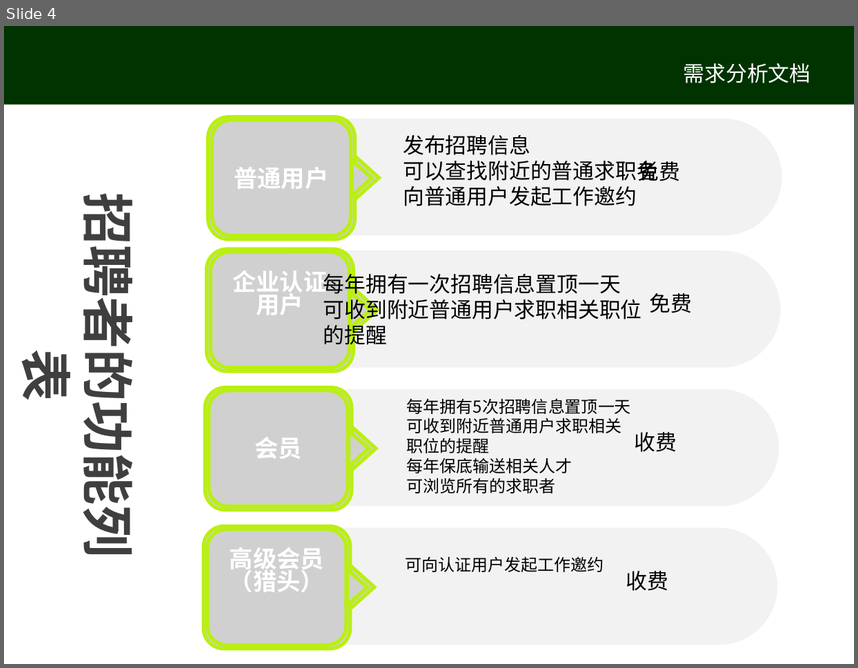
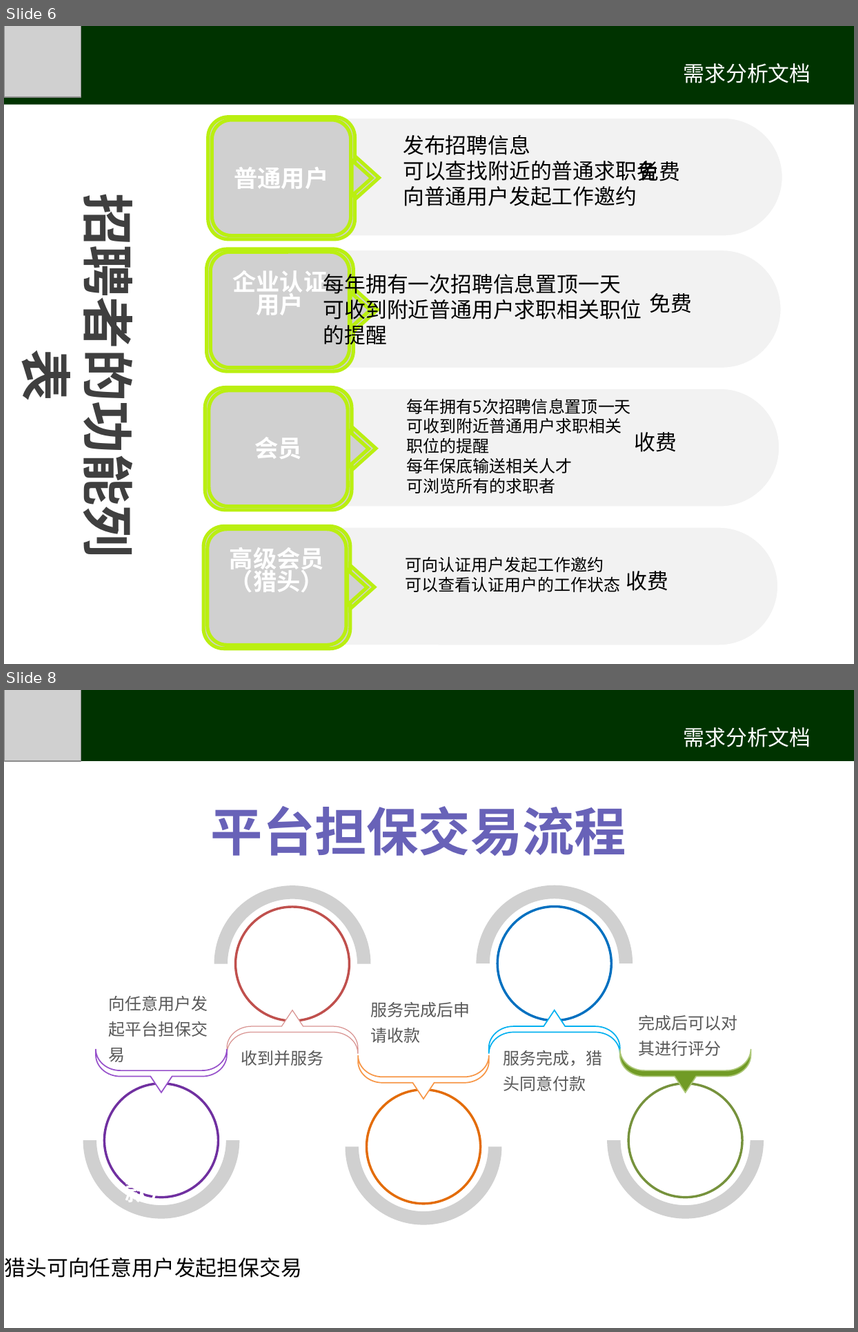
Before and after one commit to libai/doc, a slide deck: ppt/需求分析.ppt. Shown one above the other, each under a label of ours: slide 4 before the commit, slides 6 and 8 after it; the slides between them are not shown. The pictures are 858x668 and 858x1332 pixels, drawn with LibreOffice and Linux fonts; fonts in the diff are those of the drawing; grey boxes stand for pictures; background and template pictures are left out. Boxes give left, top, right and bottom in pixels: in the first picture for what was removed or moved away, otherwise in the second. Text is boxed around its words. In the diff, an @@ line names an element or a change of style, - is before the commit and + after.

```diff
--- a/ppt/需求分析.ppt
+++ b/ppt/需求分析.ppt
@@ slide 8 added at (4, 690, 854, 1328), background #FFFFFF @@
@@ rectangle added at (4, 690, 854, 761), fill #003300 @@
@@ picture added at (4, 690, 81, 760) @@
@@ text added at (684, 727, 811, 747), 18 pt, text #FFFFFF @@
+需求分析文档
@@ text added at (211, 806, 626, 856), 44 pt, text #6862B8, bold @@
+平台担保交易流程
@@ picture added at (214, 885, 370, 1042) @@
@@ picture added at (477, 885, 633, 1042) @@
@@ ellipse added at (235, 907, 349, 1021), fill #FFFFFF, outline #C0504D 2.01 pt @@
@@ ellipse added at (498, 907, 612, 1021), fill #FFFFFF, outline #0070C0 2.01 pt @@
@@ text added at (108, 996, 208, 1062), 14 pt, text #595959 @@
+向任意用户发起平台担保交易
@@ freeform shape added at (227, 1009, 358, 1053), fill #FFFFFF, outline #D99593 0.74 pt @@
@@ text added at (370, 1002, 470, 1043), 14 pt, text #595959 @@
+服务完成后申请收款
@@ freeform shape added at (488, 1009, 619, 1053), fill #FFFFFF, outline #00B0F0 0.99 pt @@
@@ text added at (638, 1015, 737, 1056), 14 pt, text #595959 @@
+完成后可以对其进行评分
@@ picture added at (83, 1061, 239, 1218) @@
@@ freeform shape added at (96, 1049, 227, 1092), fill #FFFFFF, outline #9751CB 0.99 pt @@
@@ text added at (241, 1050, 323, 1065), 14 pt, text #595959 @@
+收到并服务
@@ freeform shape added at (358, 1056, 488, 1099), fill #FFFFFF, outline #F79646 0.99 pt @@
@@ text added at (504, 1050, 603, 1091), 14 pt, text #595959 @@
+服务完成，猎头同意付款
@@ picture added at (608, 1061, 764, 1218) @@
@@ freeform shape added at (620, 1049, 751, 1092), fill #719B25, outline #ACC777 0.99 pt @@
@@ picture added at (345, 1068, 501, 1225) @@
@@ ellipse added at (104, 1083, 218, 1198), fill #FFFFFF, outline #7030A0 2.01 pt @@
@@ ellipse added at (367, 1090, 481, 1203), fill #FFFFFF, outline #E36C09 2.01 pt @@
@@ ellipse added at (629, 1083, 743, 1198), fill #FFFFFF, outline #76923C 2.01 pt @@
@@ text added at (125, 1182, 172, 1207), 20 pt, text #FFFFFF, bold @@
+猎头（付款）
@@ text added at (5, 1257, 302, 1277), 18 pt, text #000000 @@
+猎头可向任意用户发起担保交易
@@ what was slide 4 is now slide 6 @@
@@ slide 6 changed as well @@
@@ picture added at (4, 26, 81, 96) @@
@@ text at (405, 576, 620, 592): paragraph added @@
+可以查看认证用户的工作状态
```
Also in this commit, not shown: 5 other slides changed, 4 other slides added, 1 other file.
